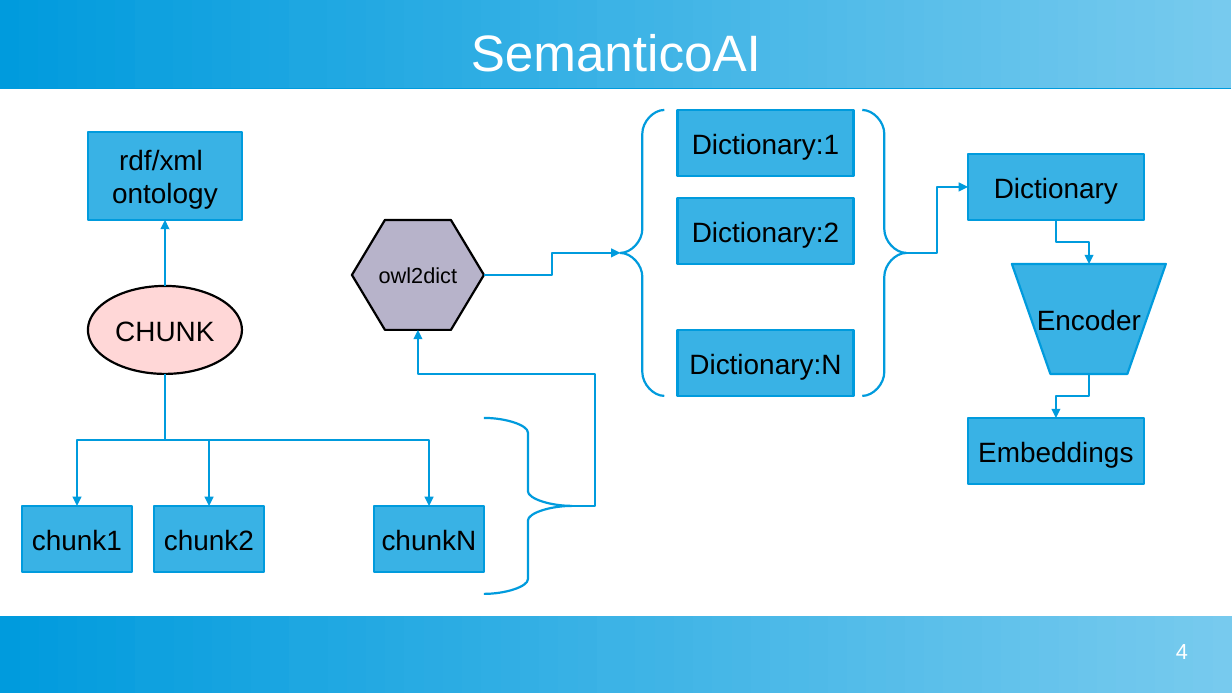
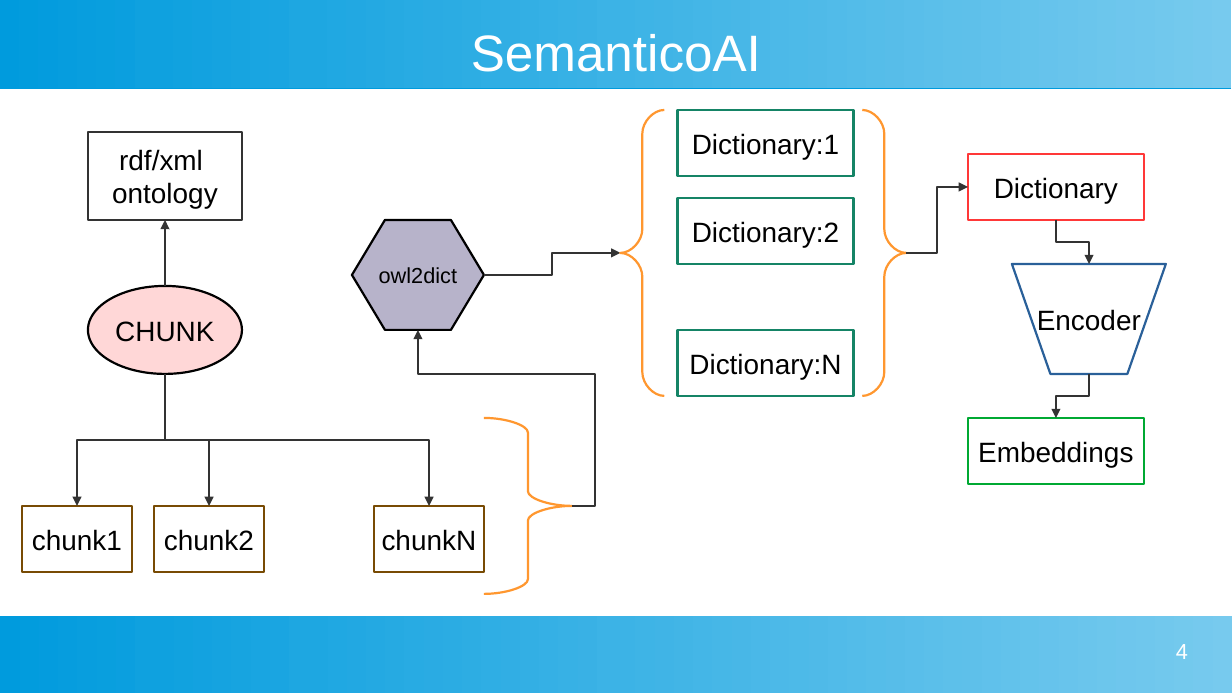
Before and after one commit to tecnomod-um/OntoGenix, a slide deck: slide 4 of IDEAS.odp. Drawn at 1232x693 pixels with LibreOffice and Linux fonts; fonts in the diff are those of the drawing. Boxes give left, top, right and bottom in pixels: in the first picture for what was removed or moved away, otherwise in the second. Text is boxed around its words. In the diff, an @@ line names an element or a change of style, - is before the commit and + after.

Commit message:
ontology embeddings exploration with SemanticoAI

```diff
--- a/IDEAS.odp
+++ b/IDEAS.odp
@@ outline #009BDD 1.42 pt to #FF972F 1.42 pt in 3 elements at bbox=[484, 418, 572, 594], bbox=[620, 110, 664, 396], bbox=[863, 110, 907, 396] @@
@@ rectangle "rdf/xml" at bbox=[88, 132, 243, 220]: fill #39B2E5 to #FFFFFF; outline #009BDD 1.42 pt to #333333 1.42 pt @@
@@ rectangle "Dictionary" at bbox=[968, 154, 1144, 220]: fill #39B2E5 to #FFFFFF; outline #009BDD 1.42 pt to #FF3838 1.42 pt @@
@@ elbow arrow (907, 253) - (968, 187): stroke #009BDD 1.42 pt to #333333 1.42 pt @@
@@ elbow arrow (165, 286) - (165, 220): stroke #009BDD 1.42 pt to #333333 1.42 pt @@
@@ elbow arrow (1056, 220) - (1089, 264): stroke #009BDD 1.42 pt to #333333 1.42 pt @@
@@ elbow arrow (484, 275) - (620, 253): stroke #009BDD 1.42 pt to #333333 1.42 pt @@
@@ freeform shape "Encoder" at bbox=[1013, 264, 1167, 373]: fill #39B2E5 to #FFFFFF; outline #009BDD 1.42 pt to #2A6099 1.42 pt @@
@@ elbow arrow (572, 506) - (418, 330): stroke #009BDD 1.42 pt to #333333 1.42 pt @@
@@ fill #39B2E5 to #FFFFFF; outline #009BDD 1.42 pt to #158466 1.42 pt in 3 elements at bbox=[677, 110, 853, 176], bbox=[677, 198, 853, 264], bbox=[677, 330, 853, 396] @@
@@ elbow arrow (165, 375) - (77, 506): stroke #009BDD 1.42 pt to #333333 1.42 pt @@
@@ elbow arrow (165, 375) - (209, 506): stroke #009BDD 1.42 pt to #333333 1.42 pt @@
@@ elbow arrow (165, 375) - (429, 506): stroke #009BDD 1.42 pt to #333333 1.42 pt @@
@@ elbow arrow (1089, 375) - (1056, 418): stroke #009BDD 1.42 pt to #333333 1.42 pt @@
@@ rectangle "Embeddings" at bbox=[968, 418, 1144, 484]: fill #39B2E5 to #FFFFFF; outline #009BDD 1.42 pt to #00A933 1.42 pt @@
@@ fill #39B2E5 to #FFFFFF; outline #009BDD 1.42 pt to #784B04 1.42 pt in 3 elements at bbox=[22, 506, 132, 572], bbox=[154, 506, 264, 572], bbox=[375, 506, 484, 572] @@
```
Also in this commit, not shown: 3 other slides changed, 1 slide added, 10 other files.
